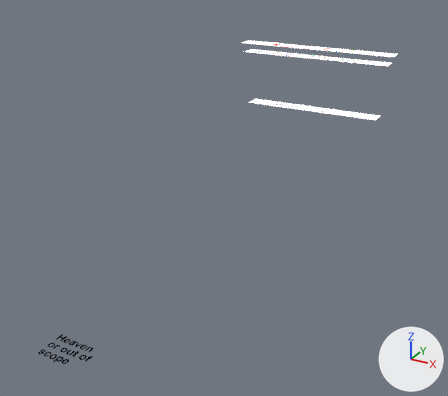
One commit to the Blender file Blend/decks.blend: the scene before it, then after it.
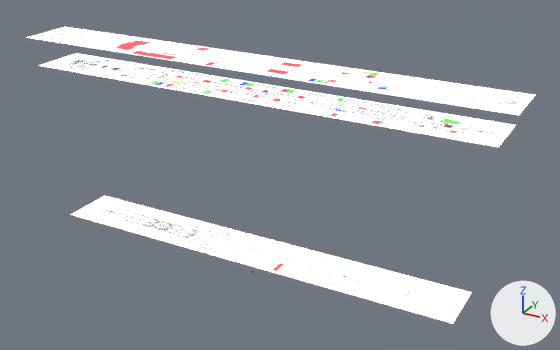
Each version appears first whole from a 50 mm lens placed at (75.2, -200.8, 61.9), pointed at (6.3, -75.7, -0.7), and next in a close-up from a 50 mm lens placed at (38.6, -63.8, 44.6), pointed at (2.9, 0.9, 12.2). Arrows for +X, +Y and +Z are at lower right; the lights stay in place.

Objects in the first close-up: 'B_Deck', 'C_Deck', 'Tank_Top'.
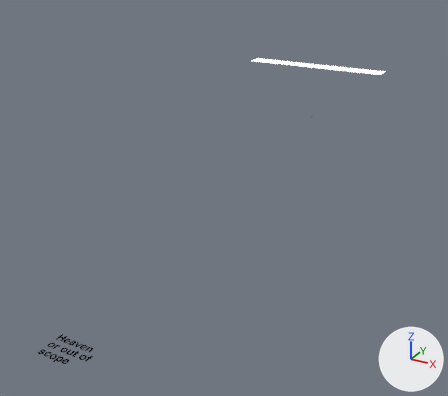
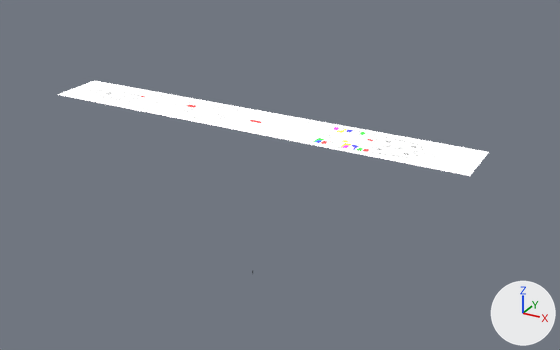
What changed in the scene script:
```text
Change ob_b_deck:
    ob_b_deck.location: (0.0, 0.0, 24.0) -> (-0.983, -0.0733, 24.0)
    add ob_b_deck.hide_set(True)
Change ob_c_deck:
    add ob_c_deck.hide_set(True)
Change ob_d_deck:
    remove ob_d_deck.hide_set(True)
Change ob_tank_top:
    add ob_tank_top.hide_set(True)
```

Changed parts and their boxes [x1, y1, x2, y2] in the close-ups (560 x 350 px):
'Tank_Top', hidden: before [70, 195, 472, 324]
'C_Deck', hidden: before [38, 53, 516, 147]
'D_Deck', shown: after [57, 81, 489, 176]
'B_Deck', hidden: before [26, 27, 535, 115]
